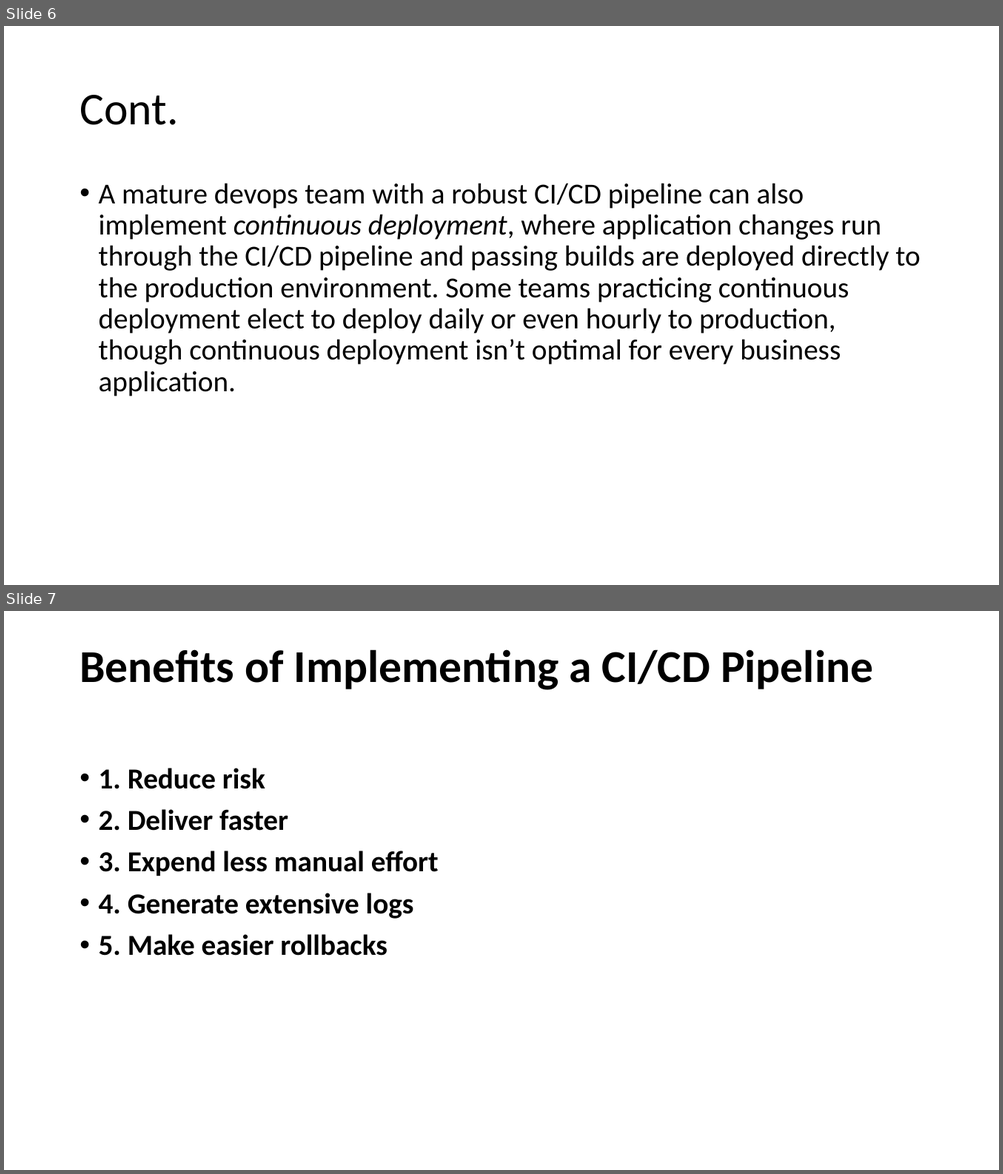
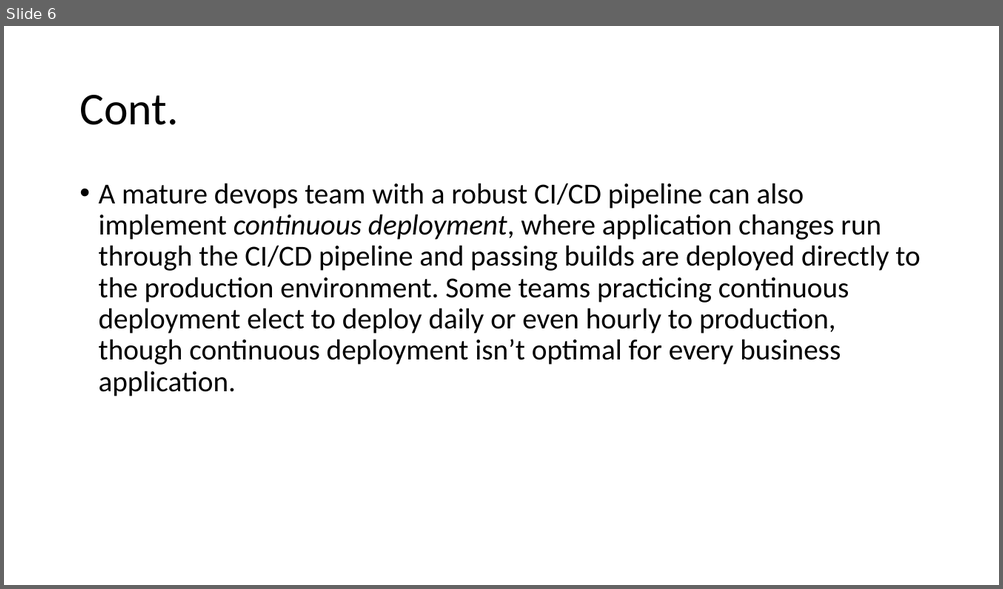
Before and after one commit to SalehHashad/udacity-cloud-devops-engineer-project-3, a slide deck: Presentation.pptx. Shown one above the other, each under a label of ours: slides 6 and 7 before the commit, slide 6 after it. The pictures are 1003x1174 and 1003x589 pixels, drawn with LibreOffice and Linux fonts; fonts in the diff are those of the drawing. Boxes give left, top, right and bottom in pixels: in the first picture for what was removed or moved away, otherwise in the second. Text is boxed around its words. In the diff, an @@ line names an element or a change of style, - is before the commit and + after.

```diff
--- a/Presentation.pptx
+++ b/Presentation.pptx
@@ slide 7 removed at bbox=[4, 611, 999, 1170], background #FFFFFF @@
@@ title removed at bbox=[79, 649, 873, 690] @@
-Benefits of Implementing a CI/CD Pipeline
@@ text removed at bbox=[99, 768, 438, 956] @@
-• 1. Reduce risk
-• 2. Deliver faster
-• 3. Expend less manual effort
-• 4. Generate extensive logs
-• 5. Make easier rollbacks
```
Also in this commit, not shown: 5 slides added, 3 other files.
